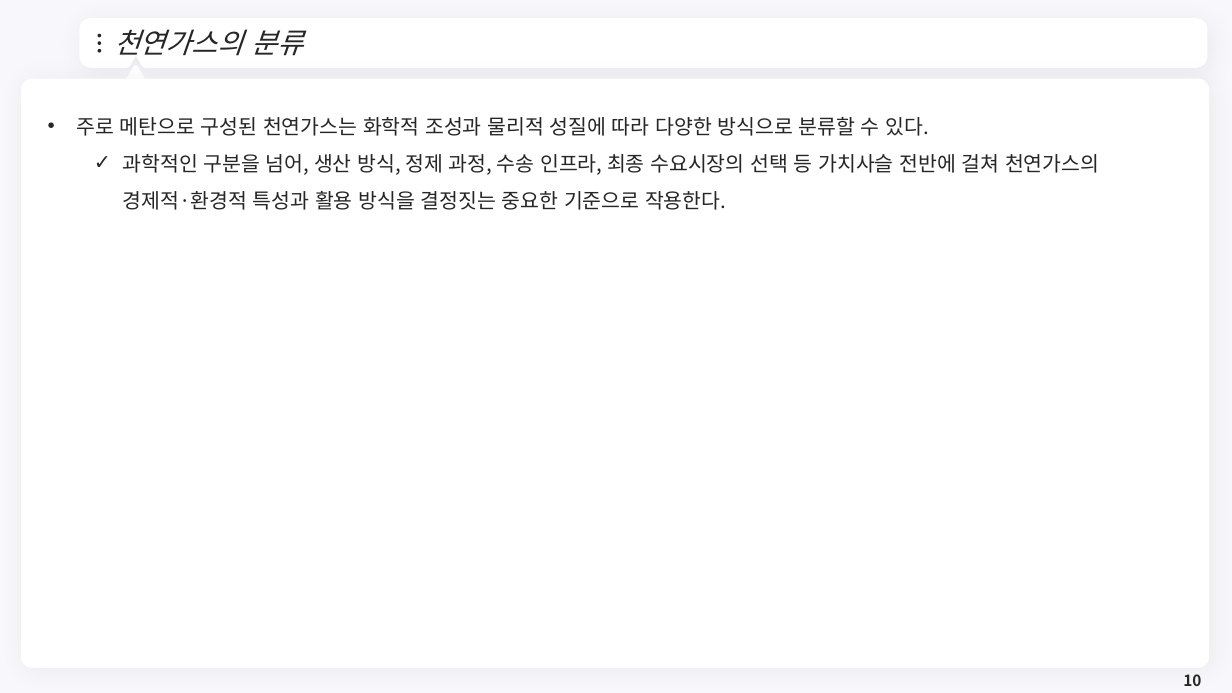
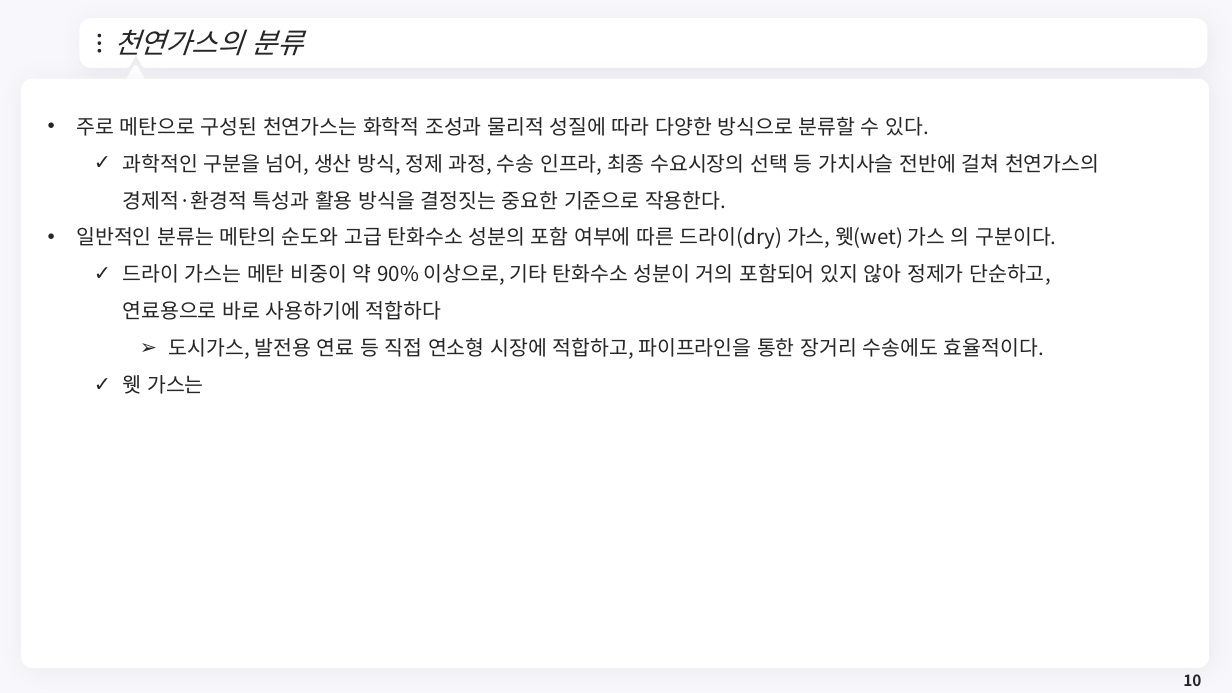
Before and after one commit to meandthey/Teaching, a slide deck: slide 10 of 에너지경제학/자원에너지경제학_Chapter_3 (가스).pptx. Drawn at 1232x693 pixels with LibreOffice and Linux fonts; fonts in the diff are those of the drawing; background and template pictures are left out. Boxes give left, top, right and bottom in pixels: in the first picture for what was removed or moved away, otherwise in the second. Text is boxed around its words. In the diff, an @@ line names an element or a change of style, - is before the commit and + after.

```diff
--- a/에너지경제학/자원에너지경제학_Chapter_3 (가스).pptx
+++ b/에너지경제학/자원에너지경제학_Chapter_3 (가스).pptx
@@ text at (76,227,1057,394): paragraphs added @@
+• 일반적인 분류는 메탄의 순도와 고급 탄화수소 성분의 포함 여부에 따른 드라이(dry) 가스, 웻(wet) 가스 의 구분이다.
+  ✓ 드라이 가스는 메탄 비중이 약 90% 이상으로, 기타 탄화수소 성분이 거의 포함되어 있지 않아 정제가 단순하고, 연료용으로 바로 사용하기에 적합하다
+    ➢ 도시가스, 발전용 연료 등 직접 연소형 시장에 적합하고, 파이프라인을 통한 장거리 수송에도 효율적이다.
+  ✓ 웻 가스는
```
Also in this commit, not shown: 25 other files.
